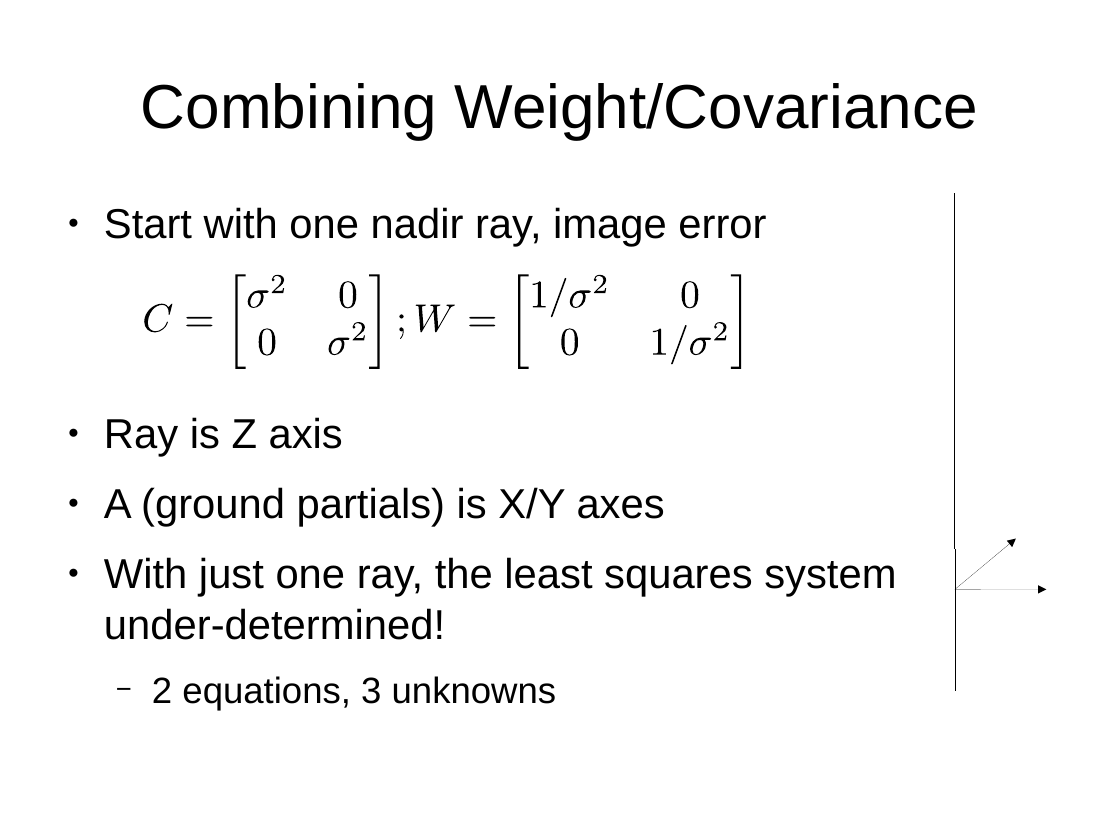
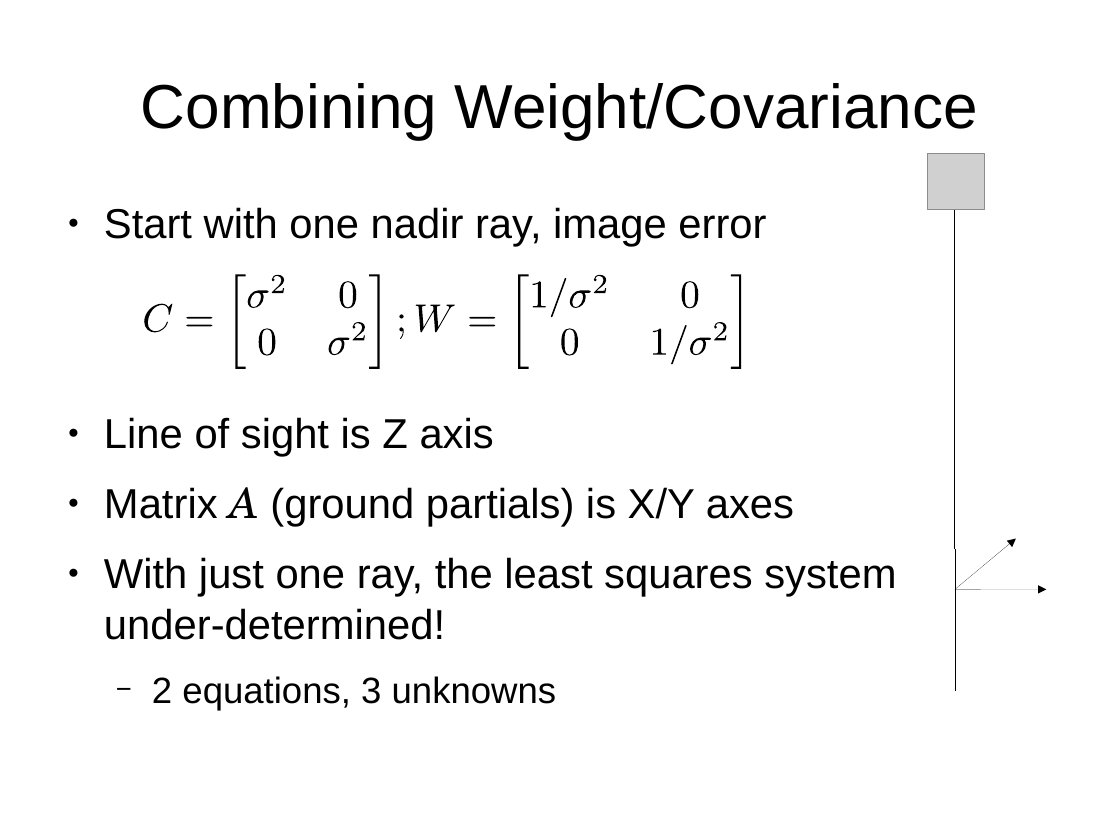
Before and after one commit to sethmerickel/Multi-Image-Geopositioning, a slide deck: slide 35 of papers/fresno2017.odp (slide 29 before the commit). Drawn at 1120x840 pixels with LibreOffice and Linux fonts; fonts in the diff are those of the drawing; grey boxes stand for pictures. Boxes give left, top, right and bottom in pixels: in the first picture for what was removed or moved away, otherwise in the second. Text is boxed around its words. In the diff, an @@ line names an element or a change of style, - is before the commit and + after.

```diff
--- a/papers/fresno2017.odp
+++ b/papers/fresno2017.odp
@@ picture added at [928, 153, 985, 210] @@
@@ text at [104, 417, 794, 527]: text changed @@
-● Ray is Z axis
-● A (ground partials) is X/Y axes
+● Line of sight is Z axis
+● Matrix A (ground partials) is X/Y axes
```
Also in this commit, not shown: 26 other slides changed, 27 slides added, 9 slides removed, 2 other files.
